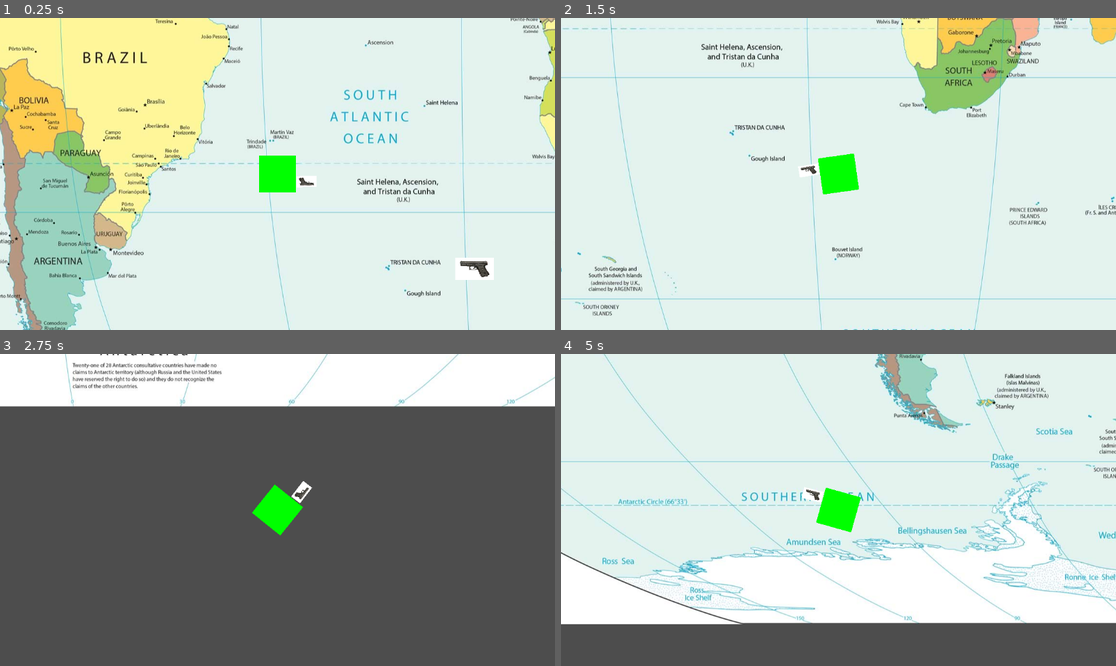
Above: before the commit, frames 1-4 (two rows, left to right).
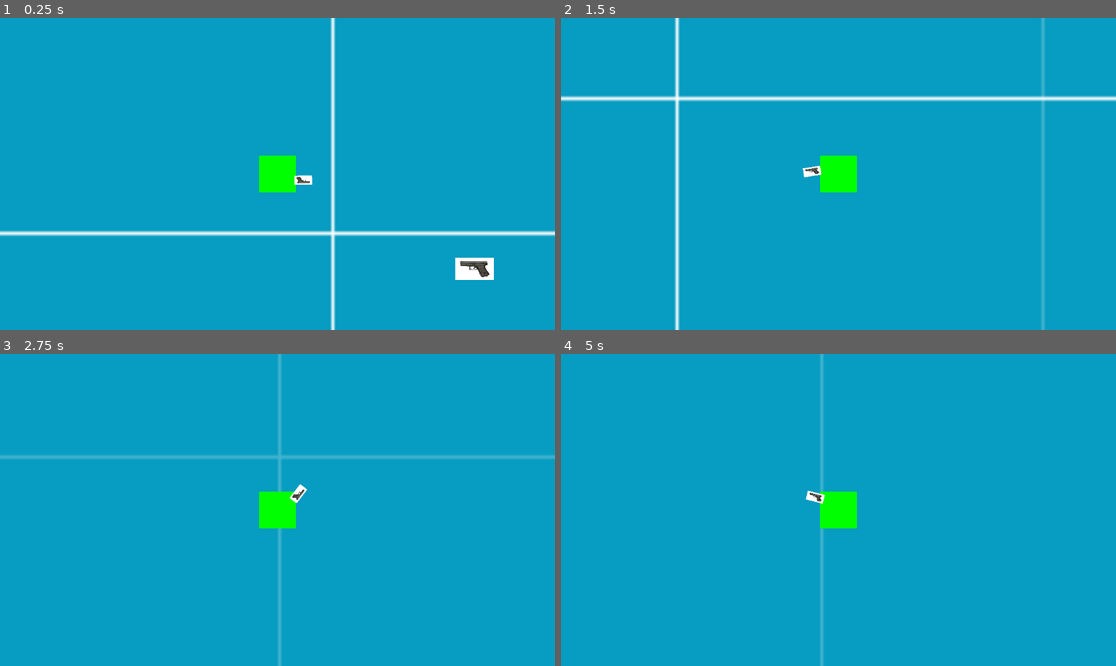
Above: after the commit, the same moments.

Repository: yspear/Project-Mk.I
Game: Godot game, scene res://node_2d.tscn
The game is run twice, just before and just after one commit, with the same random seed, the same clock (stepped at 60 frames per second) and the same inputs.
Inputs (mouse positions are in pixels of both pictures, inside the frame that each line leads up to):
- Up to frame 1 (0.25 s): no input
- Up to frame 2 (1.5 s): tap Enter at 0.5 s; move the mouse to (960, 158) at 0.52 s; press the mouse at (960, 158) at 0.53 s; hold D (go_right) 0.53-1.28 s; move the mouse to (727, 189) at 1.27 s; release the mouse at (727, 189) at 1.28 s; hold S (go_down) from 1.28 s (still down); tap Shift (dash) at 1.35 s
- Up to frame 3 (2.75 s): click (166, 525) at 1.55 s; move the mouse to (333, 441) at 2.02 s; release S (go_down) at 2.03 s; press the mouse at (333, 441) at 2.03 s; hold D (go_right) from 2.03 s (still down)
- Up to frame 4 (5 s): move the mouse to (810, 572) at 2.77 s; release D (go_right) at 2.78 s; release the mouse at (810, 572) at 2.78 s; hold W (go_up) 2.78-3.53 s; click (810, 572) at 2.85 s; move the mouse to (1005, 556) at 3.52 s; press the mouse at (1005, 556) at 3.53 s; hold A (go_left) from 3.53 s (still down); tap Shift (dash) at 3.6 s; move the mouse to (672, 463) at 4.27 s; release the mouse at (672, 463) at 4.28 s; click (672, 463) at 4.35 s

The runs differ from the first frame. In frame 1, 98% of the frame differs, in the area x 0-100%, y 0-100%; in frame 2, 99%; in frame 3, 99%; in frame 4, 99%.
Error after the commit: Invalid call. Nonexistent function 'fire' in base 'Nil'. (res://character_body_2d.gd:27)

Commit message:
Add files via upload

Diff:
--- /dev/null
+++ b/place-holder/bullet.tscn
@@ -0,0 +1,19 @@
+[gd_scene load_steps=4 format=3 uid="uid://cdrd4ibexkr0f"]
+
+[ext_resource type="Script" path="res://rigid_body_2d.gd" id="1_k2db6"]
+[ext_resource type="Texture2D" uid="uid://c735obdxxumsx" path="res://asset/Glock-pistol.webp" id="2_cnh6v"]
+
+[sub_resource type="RectangleShape2D" id="RectangleShape2D_5rale"]
+size = Vector2(4, 4)
+
+[node name="bullet" type="Node2D"]
+
+[node name="RigidBody2D" type="RigidBody2D" parent="."]
+script = ExtResource("1_k2db6")
+
+[node name="CollisionShape2D" type="CollisionShape2D" parent="RigidBody2D"]
+shape = SubResource("RectangleShape2D_5rale")
+
+[node name="Sprite2D" type="Sprite2D" parent="RigidBody2D"]
+scale = Vector2(0.00249999, 0.00422969)
+texture = ExtResource("2_cnh6v")
--- a/place-holder/character_body_2d.gd
+++ b/place-holder/character_body_2d.gd
@@ -1,6 +1,6 @@
 extends Area2D
 
-
+@export var weapon: Weapon
 var max_speed := 600.0
 var normal_speed := 600
 var dash_speed := 1800
@@ -20,9 +20,11 @@
 	if direction.length() > 0.0:
 		direction = direction.normalized()
 	#to make the movement smoother
-func _physics_process(delta: float) -> void:
-	look_at(get_global_mouse_position())
+
 	#make so player is pointing at mouse
+func _input(event):
+	if event.is_action_pressed("weapon_fire"):
+		weapon.fire()
 
 
 func _on_dash_cooldown_timeout() -> void:
--- /dev/null
+++ b/place-holder/glock.gd
@@ -0,0 +1,32 @@
+extends Node2D
+class_name Weapon
+enum STATES { READY, FIRING, RELOADING }
+
+@export var BULLET_SCENE: PackedScene
+
+@onready var fire_rate = $gun/fire_rate
+
+var state: STATES = STATES.READY
+
+func change_state(new_state: STATES):
+	state = new_state
+
+func fire():
+	if state == STATES.FIRING || state == STATES.RELOADING:
+		return
+
+	change_state(STATES.FIRING)
+
+	var bullet = BULLET_SCENE.instantiate()
+	bullet.direction = Vector2.from_angle(global_rotation)
+	bullet.global_position = global_position
+
+	get_tree().root.add_child(bullet)
+
+	change_state(STATES.RELOADING)
+	fire_rate.start()
+
+
+
+func _on_fire_rate_timeout() -> void:
+	change_state(STATES.READY)
--- /dev/null
+++ b/place-holder/gun.gd
@@ -0,0 +1 @@
+extends Sprite2D
--- a/place-holder/node_2d.tscn
+++ b/place-holder/node_2d.tscn
@@ -1,16 +1,30 @@
-[gd_scene load_steps=8 format=3 uid="uid://dtfu4jl6avr2l"]
+[gd_scene load_steps=14 format=3 uid="uid://dtfu4jl6avr2l"]
 
 [ext_resource type="Script" path="res://character_body_2d.gd" id="1_qefdt"]
 [ext_resource type="Texture2D" uid="uid://b7k0y3gxl6akr" path="res://asset/download.png" id="2_p6lex"]
+[ext_resource type="Script" path="res://ray_cast_2d.gd" id="3_0amjq"]
 [ext_resource type="Script" path="res://area_2d.gd" id="3_ckjyh"]
 [ext_resource type="Texture2D" uid="uid://c735obdxxumsx" path="res://asset/Glock-pistol.webp" id="3_lqaw2"]
-[ext_resource type="Texture2D" uid="uid://c2itggysghttg" path="res://asset/world-map-pro.jpg" id="5_wncks"]
+[ext_resource type="Texture2D" uid="uid://dtdmxfkd51ovy" path="res://asset/prototype_512x512_blue1.png" id="5_6e8b3"]
+[ext_resource type="Script" path="res://gun.gd" id="5_6en21"]
 
 [sub_resource type="RectangleShape2D" id="RectangleShape2D_ppo6t"]
 size = Vector2(86.5, 76)
 
 [sub_resource type="RectangleShape2D" id="RectangleShape2D_lid3y"]
 size = Vector2(80, 45)
+
+[sub_resource type="RectangleShape2D" id="RectangleShape2D_40ssw"]
+size = Vector2(3039.5, 24)
+
+[sub_resource type="RectangleShape2D" id="RectangleShape2D_xy7s7"]
+size = Vector2(3043, 18)
+
+[sub_resource type="RectangleShape2D" id="RectangleShape2D_6df1i"]
+size = Vector2(12.5, 3423)
+
+[sub_resource type="RectangleShape2D" id="RectangleShape2D_38yc3"]
+size = Vector2(16, 3421)
 
 [node name="Node2D" type="Node2D"]
 
@@ -25,14 +39,34 @@
 scale = Vector2(0.335556, 0.335556)
 texture = ExtResource("2_p6lex")
 
-[node name="gun" type="Sprite2D" parent="character"]
-position = Vector2(1.52588e-05, 4.76837e-07)
+[node name="RemoteTransform2D" type="RemoteTransform2D" parent="character/Green square"]
+remote_path = NodePath("../../Camera2D")
+
+[node name="RayCast2D" type="RayCast2D" parent="character/Green square"]
+target_position = Vector2(56, 0)
+script = ExtResource("3_0amjq")
+
+[node name="Glock" type="Node2D" parent="character/Green square/RayCast2D"]
+position = Vector2(1.77629e-07, -1.3552e-12)
+
+[node name="gun" type="Sprite2D" parent="character/Green square/RayCast2D/Glock"]
+position = Vector2(0, 9.53674e-07)
 rotation = 3.12109
-scale = Vector2(0.025625, 0.0205922)
+scale = Vector2(0.0677004, 0.049537)
 texture = ExtResource("3_lqaw2")
 offset = Vector2(-2341.46, -825.557)
+script = ExtResource("5_6en21")
+
+[node name="fire_rate" type="Timer" parent="character/Green square/RayCast2D/Glock/gun"]
 
 [node name="Camera2D" type="Camera2D" parent="character"]
+position = Vector2(-5.96046e-08, 4.54747e-13)
+scale = Vector2(0.335556, 0.335556)
+limit_left = -1415
+limit_top = -1593
+limit_right = 1620
+limit_bottom = 1833
+editor_draw_limits = true
 
 [node name="Dash_cooldown" type="Timer" parent="character"]
 wait_time = 0.5
@@ -54,9 +88,29 @@
 
 [node name="ParallaxLayer" type="ParallaxLayer" parent="ParallaxBackground"]
 
-[node name="Sprite2D" type="Sprite2D" parent="ParallaxBackground/ParallaxLayer"]
-position = Vector2(520, -488)
-texture = ExtResource("5_wncks")
+[node name="Map_image" type="Sprite2D" parent="ParallaxBackground/ParallaxLayer"]
+position = Vector2(112, 120)
+scale = Vector2(5.93407, 6.69341)
+texture = ExtResource("5_6e8b3")
 
+[node name="StaticBody2D" type="StaticBody2D" parent="."]
+
+[node name="Inviswall" type="CollisionShape2D" parent="StaticBody2D"]
+position = Vector2(104.25, 1840)
+shape = SubResource("RectangleShape2D_40ssw")
+
+[node name="CollisionShape2D2" type="CollisionShape2D" parent="StaticBody2D"]
+position = Vector2(102.5, -1600)
+shape = SubResource("RectangleShape2D_xy7s7")
+
+[node name="CollisionShape2D3" type="CollisionShape2D" parent="StaticBody2D"]
+position = Vector2(1625.75, 120.5)
+shape = SubResource("RectangleShape2D_6df1i")
+
+[node name="CollisionShape2D4" type="CollisionShape2D" parent="StaticBody2D"]
+position = Vector2(-1424, 121.5)
+shape = SubResource("RectangleShape2D_38yc3")
+
+[connection signal="timeout" from="character/Green square/RayCast2D/Glock/gun/fire_rate" to="character/Green square/RayCast2D/Glock/gun" method="_on_fire_rate_timeout"]
 [connection signal="timeout" from="character/Dash_cooldown" to="character" method="_on_dash_cooldown_timeout"]
 [connection signal="area_entered" from="pickup_glock" to="character" method="_on_area_2d_area_entered"]
--- a/place-holder/project.godot
+++ b/place-holder/project.godot
@@ -42,3 +42,12 @@
 "events": [Object(InputEventKey,"resource_local_to_scene":false,"resource_name":"","device":-1,"window_id":0,"alt_press …(195 unchanged characters)…
 ]
 }
+weapon_fire={
+"deadzone": 0.5,
+"events": [Object(InputEventMouseButton,"resource_local_to_scene":false,"resource_name":"","device":-1,"window_id":0,"alt_pressed":false,"shift_pressed":false,"ctrl_pressed":false,"meta_pressed":false,"button_mask":1,"position":Vector2(140, 17),"global_position":Vector2(149, 63),"factor":1.0,"button_index":1,"canceled":false,"pressed":true,"double_click":true,"script":null)
+]
+}
+
+[layer_names]
+
+2d_render/layer_1="walls"
--- /dev/null
+++ b/place-holder/ray_cast_2d.gd
@@ -0,0 +1,6 @@
+extends RayCast2D
+
+
+func _physics_process(delta: float) -> void:
+	look_at(get_global_mouse_position())
+	get_node("Glock")
--- /dev/null
+++ b/place-holder/rigid_body_2d.gd
@@ -0,0 +1,9 @@
+extends RigidBody2D
+
+
+const SPEED = 500
+
+var direction: Vector2 = Vector2()
+
+func _physics_process(delta):
+	position += direction.normalized() * SPEED * delta
Binary file added: place-holder/asset/182-1829933_red-cross-red-cross-icon-png.png
Not shown, added: place-holder/asset/182-1829933_red-cross-red-cross-icon-png.png.import
Binary file added: place-holder/asset/pngtree-red-cross-vector-icon-no-symbol-rejected-cancel-negative-sign-deny-png-image_3216548.jpg
Not shown, added: place-holder/asset/pngtree-red-cross-vector-icon-no-symbol-rejected-cancel-negative-sign-deny-png-image_3216548.jpg.import
Binary file added: place-holder/asset/prototype_512x512_blue1.png
Not shown, added: place-holder/asset/prototype_512x512_blue1.png.import
Binary file added: place-holder/asset/prototype_512x512_grey3.png
Not shown, added: place-holder/asset/prototype_512x512_grey3.png.import
